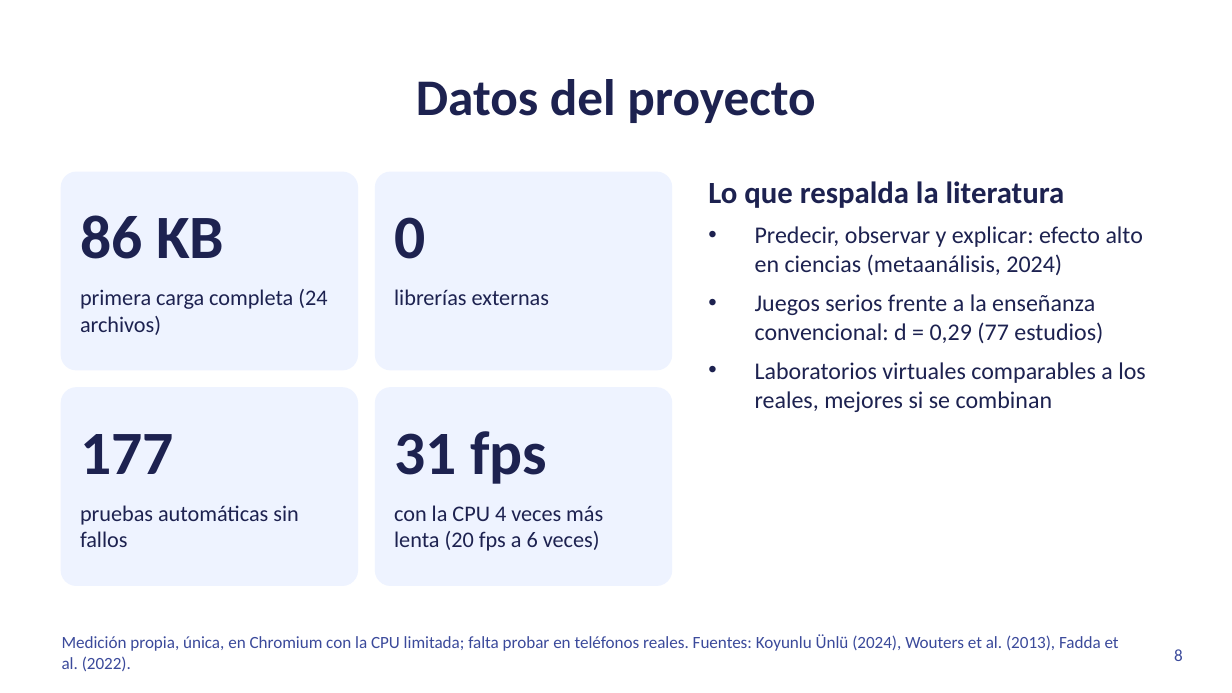
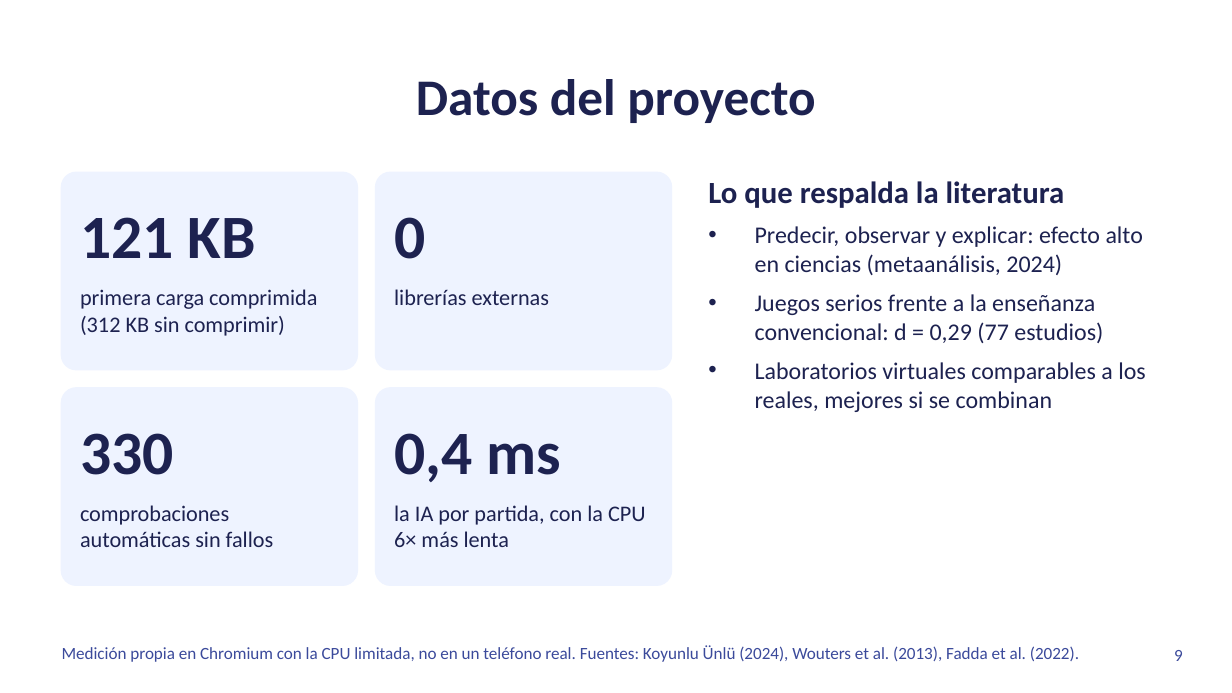
Before and after one commit to danielvaldess/chispa-lab, a slide deck: slide 9 of docs/presentacion/Chispa-Lab-hack4edu-2026.pptx (slide 8 before the commit). Drawn at 1232x693 pixels with LibreOffice and Linux fonts; fonts in the diff are those of the drawing. Boxes give left, top, right and bottom in pixels: in the first picture for what was removed or moved away, otherwise in the second. Text is boxed around its words. In the diff, an @@ line names an element or a change of style, - is before the commit and + after.

Commit message:
docs(entrega): presentación de 12 diapositivas con la demo primero, guion como fuente única de las notas, guion del vídeo de 3 minutos y cifras con su fuente
Se quitan o matizan las afirmaciones sin fuente (pueblos originarios, «casi ninguna herramienta», 28 escuelas) y se actualizan las medidas propias.

```diff
--- a/docs/presentacion/Chispa-Lab-hack4edu-2026.pptx
+++ b/docs/presentacion/Chispa-Lab-hack4edu-2026.pptx
@@ text at (80, 217, 255, 258): text changed @@
-86 KB
+121 KB
@@ text at (80, 289, 317, 336): text changed @@
-primera carga completa (24 archivos)
+primera carga comprimida (312 KB sin comprimir)
@@ text at (80, 433, 174, 475): text changed @@
-177
+330
@@ text at (394, 433, 561, 482): text changed @@
-31 fps
+0,4 ms
@@ text at (80, 505, 274, 547): text changed @@
-pruebas automáticas sin fallos
+comprobaciones automáticas sin fallos
@@ text at (394, 505, 646, 547): text changed @@
-con la CPU 4 veces más lenta (20 fps a 6 veces)
+la IA por partida, con la CPU 6× más lenta
@@ text at (62, 645, 1079, 662): text changed @@
-Medición propia, única, en Chromium con la CPU limitada; falta probar en teléfonos reales. Fuentes: Koyunlu Ünlü (2024), Wouters et al. (2013), Fadda et al. (2022).
+Medición propia en Chromium con la CPU limitada, no en un teléfono real. Fuentes: Koyunlu Ünlü (2024), Wouters et al. (2013), Fadda et al. (2022).
@@ page number at (1174, 650, 1183, 661): text changed @@
-8
+9
```
Also in this commit, not shown: 5 other slides changed, 1 slide added, 14 other files.
